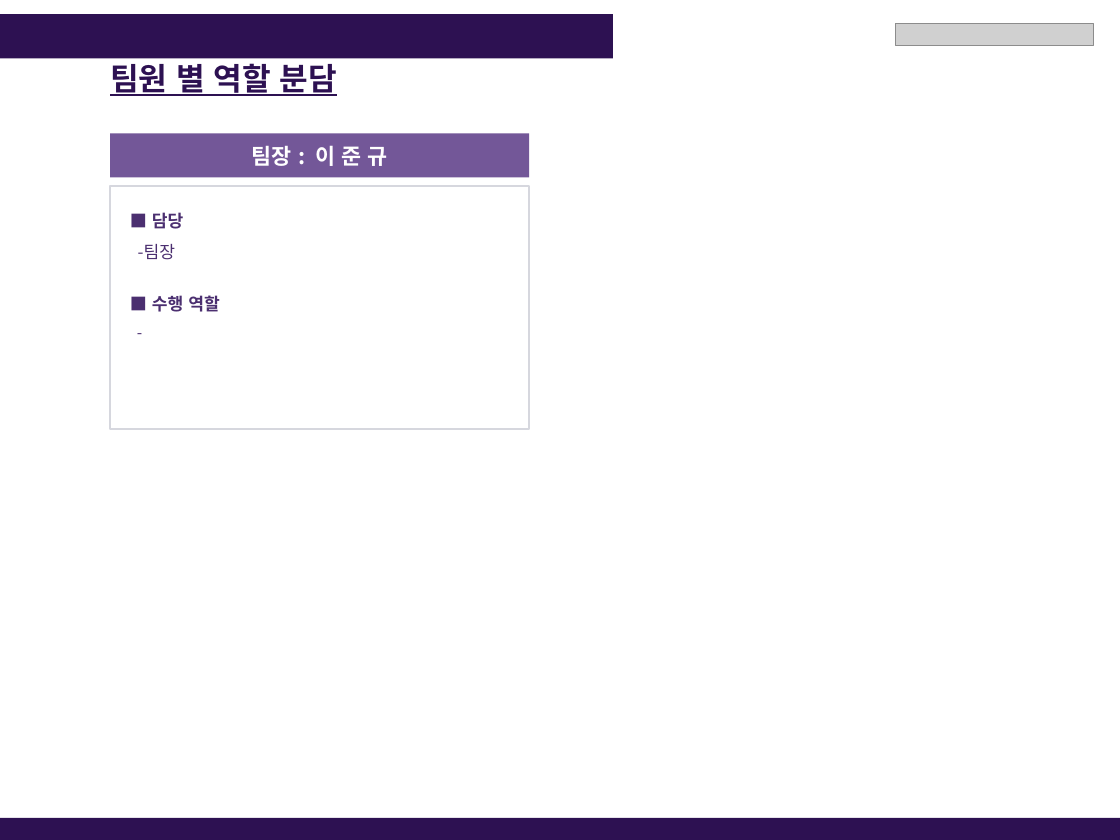
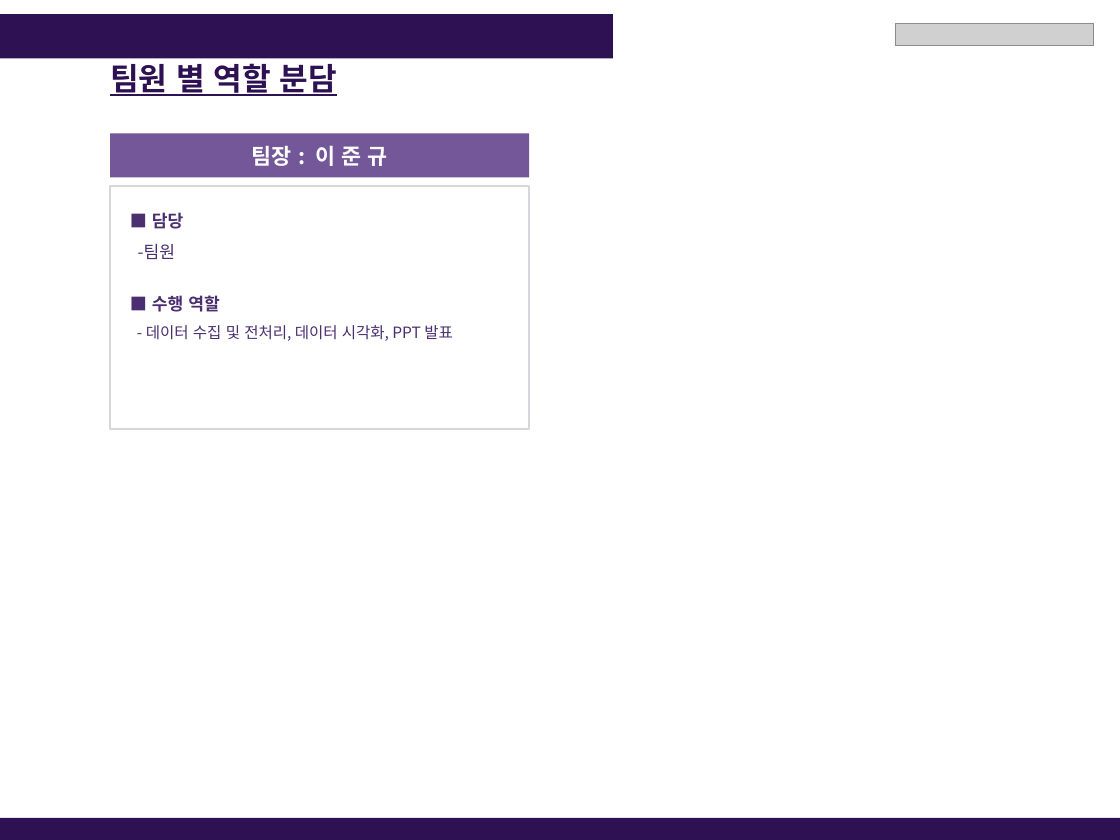
Before and after one commit to naleetwo/MidtermProject, a slide deck: slide 5 of PPT/중간프로젝트 기획안 _ (2팀)_20230402_SeokwonNa.pptx. Drawn at 1120x840 pixels with LibreOffice and Linux fonts; fonts in the diff are those of the drawing; grey boxes stand for pictures; background and template pictures are left out. Boxes give left, top, right and bottom in pixels: in the first picture for what was removed or moved away, otherwise in the second. Text is boxed around its words. In the diff, an @@ line names an element or a change of style, - is before the commit and + after.

Commit message:
PPT 계획서 20230407 업데이트 완료

```diff
--- a/PPT/중간프로젝트 기획안 _ (2팀)_20230402_SeokwonNa.pptx
+++ b/PPT/중간프로젝트 기획안 _ (2팀)_20230402_SeokwonNa.pptx
@@ text at (138, 244, 176, 259): text changed @@
--팀장
+-팀원
@@ text at (146, 325, 453, 341): text changed @@
--
+- 데이터 수집 및 전처리, 데이터 시각화, PPT 발표
```
Also in this commit, not shown: 2 other slides changed, 2 slides removed.
